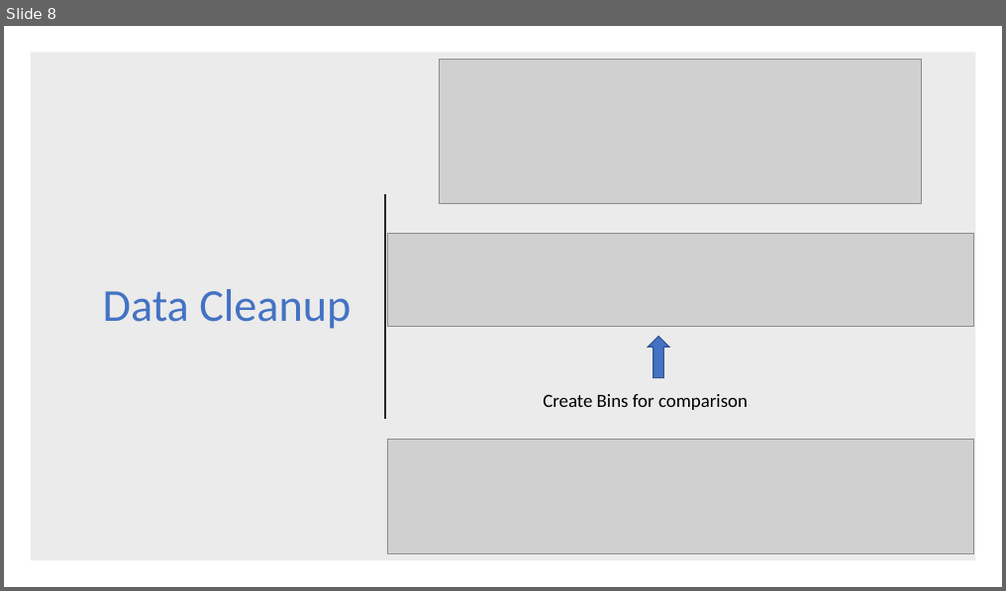
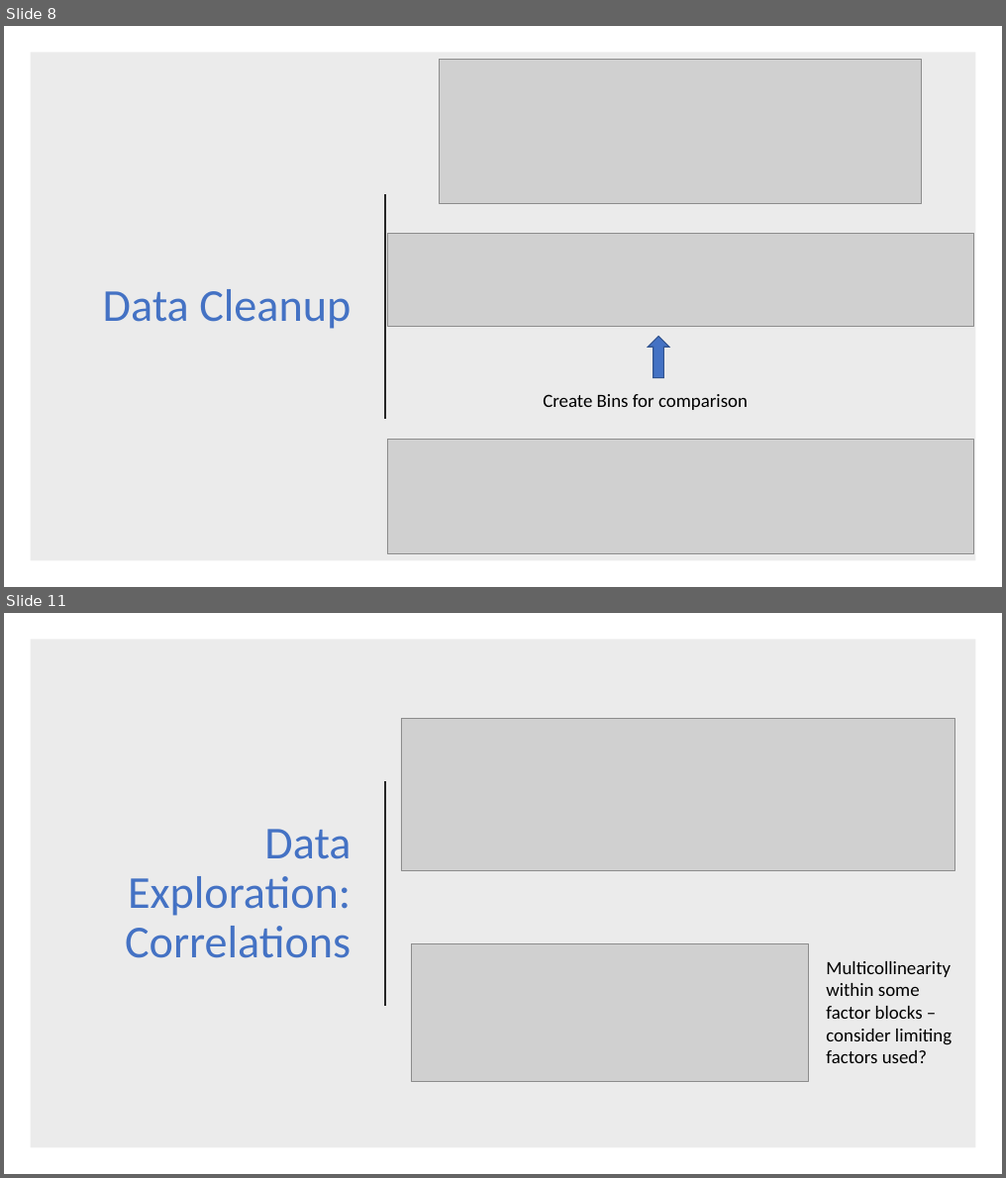
Before and after one commit to coreykretzmer9/CVD_Final_Project, a slide deck: Cardiovascular Mortality Presentation CJK slides.pptx. Shown one above the other, each under a label of ours: slide 8 before the commit, slides 8 and 11 after it; the slides between them are not shown. The pictures are 1006x591 and 1006x1178 pixels, drawn with LibreOffice and Linux fonts; fonts in the diff are those of the drawing; grey boxes stand for pictures. Boxes give left, top, right and bottom in pixels: in the first picture for what was removed or moved away, otherwise in the second. Text is boxed around its words. In the diff, an @@ line names an element or a change of style, - is before the commit and + after.

```diff
--- a/Cardiovascular Mortality Presentation CJK slides.pptx
+++ b/Cardiovascular Mortality Presentation CJK slides.pptx
@@ slide 11 added at (4,613,1002,1174), background #FFFFFF @@
@@ rectangle added at (30,639,976,1149), fill #000000 at 8% opacity @@
@@ picture added at (401,718,954,870) @@
@@ line added from (385, 781) to (385, 1006), #262626 1.5 pt @@
@@ title added at (125,829,350,959), 44 pt, text #4472C4 @@
+Data Exploration: Correlations
@@ picture added at (411,944,809,1081) @@
@@ text added at (826,961,951,1063), 18 pt, text #000000 @@
+Multicollinearity within some factor blocks – consider limiting factors used?
```
Also in this commit, not shown: 1 slide changed, 3 other slides added, 1 other file.
